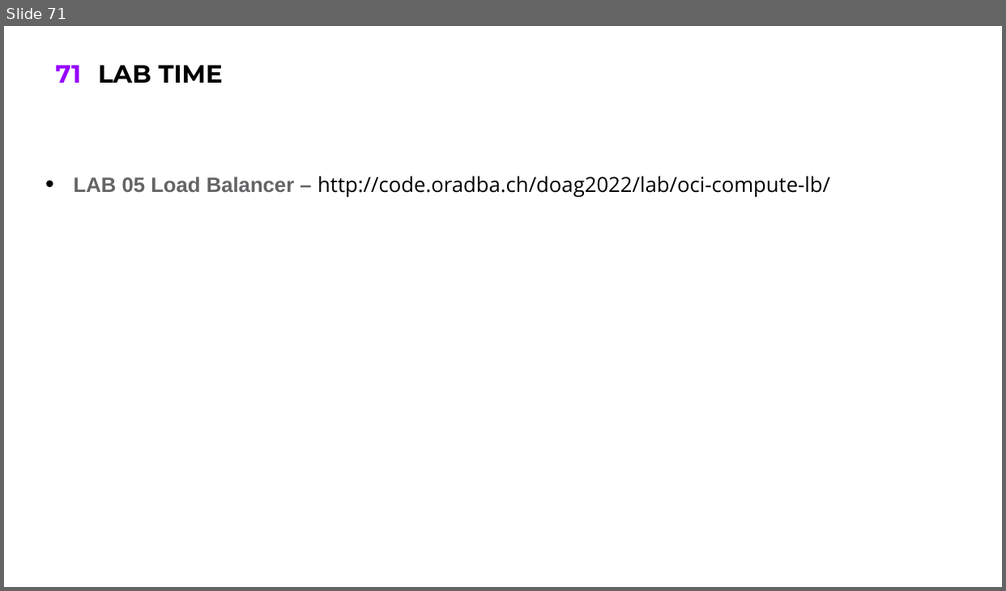
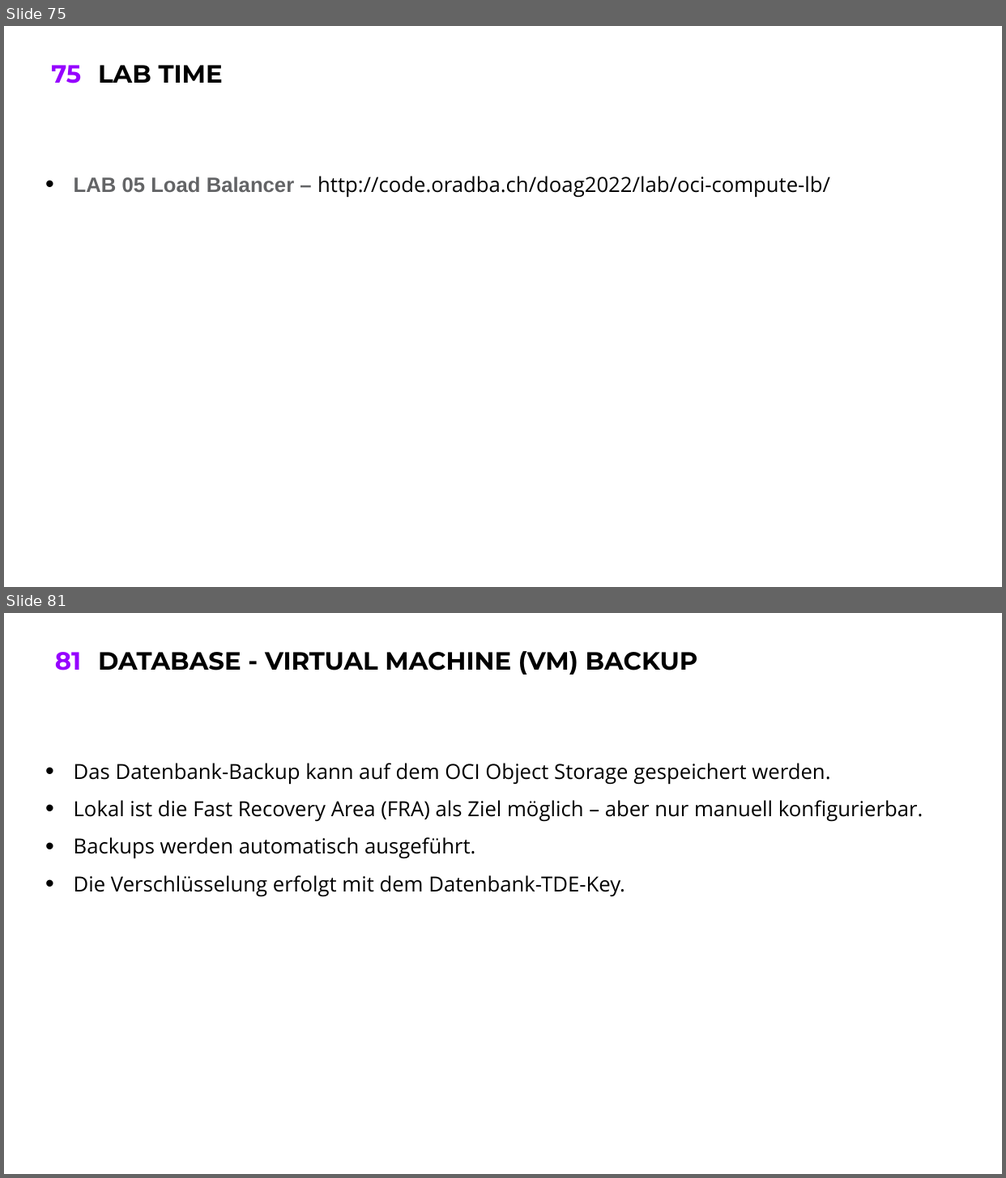
Before and after one commit to oehrlis/doag2022, a slide deck: ppt/02_OCI-Walkthrough.pptx. Shown one above the other, each under a label of ours: slide 71 before the commit, slides 75 and 81 after it; the slides between them are not shown. The pictures are 1006x591 and 1006x1178 pixels, drawn with LibreOffice and Linux fonts; fonts in the diff are those of the drawing; background and template pictures are left out. Boxes give left, top, right and bottom in pixels: in the first picture for what was removed or moved away, otherwise in the second. Text is boxed around its words. In the diff, an @@ line names an element or a change of style, - is before the commit and + after.

```diff
--- a/ppt/02_OCI-Walkthrough.pptx
+++ b/ppt/02_OCI-Walkthrough.pptx
@@ slide 81 added at bbox=[4, 613, 1002, 1174], background #FFFFFF; not listed: 1 template element that a slide beside it also shows @@
@@ title added at bbox=[98, 651, 698, 675], 24 pt, text #000000, bold @@
+DATABASE - VIRTUAL MACHINE (VM) BACKUP
@@ text added at bbox=[74, 763, 923, 897], 20 pt, text #000000 @@
+• Das Datenbank-Backup kann auf dem OCI Object Storage gespeichert werden.
+• Lokal ist die Fast Recovery Area (FRA) als Ziel möglich – aber nur manuell konfigurierbar.
+• Backups werden automatisch ausgeführt.
+• Die Verschlüsselung erfolgt mit dem Datenbank-TDE-Key.
@@ what was slide 71 is now slide 75 @@
@@ page number at bbox=[51, 65, 81, 84]: text changed @@
-71
+75
```
Also in this commit, not shown: 14 other slides added.
